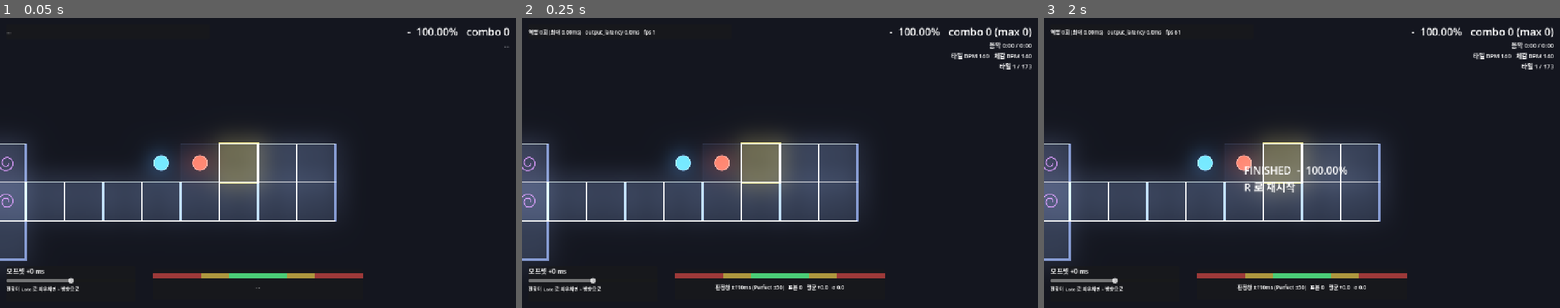
Above: before the commit, frames 1-3 (left to right).
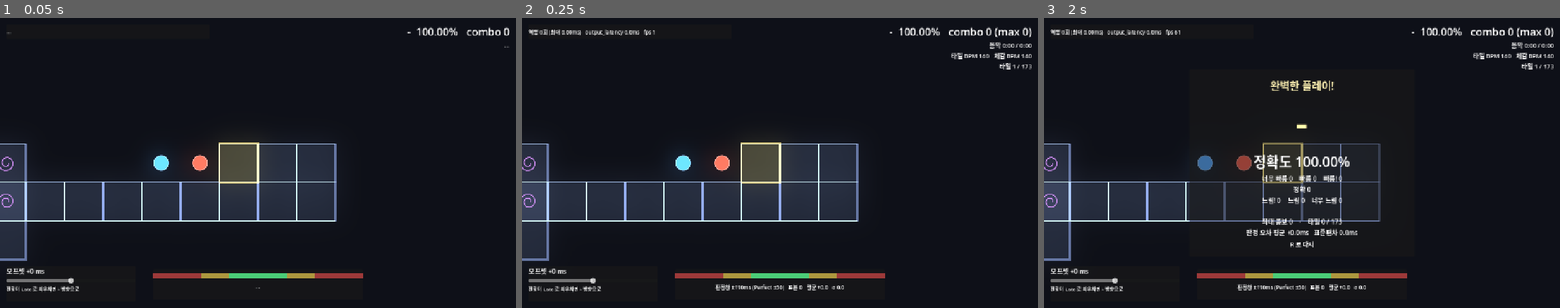
Above: after the commit, the same moments.

Repository: gook-lab/rhythm-godot
Game: Godot game, scene res://scenes/Main.tscn
Two runs of this game, one before a commit and one after it. Both use one fixed random seed, a clock stepped at 60 frames per second and the inputs below. Sound files missing from this copy of the repository are replaced by a short silence.
Inputs (mouse positions are in pixels of both pictures, inside the frame that each line leads up to):
- Up to frame 1 (0.05 s): no input
- Up to frame 2 (0.25 s): no input
- Up to frame 3 (2 s): tap Enter at 0.5 s; move the mouse to (1415, 148) at 0.52 s; tap R at 0.6, 1.35 s; click (1415, 148) at 0.67 s; tap Space at 0.77, 1.52 s; move the mouse to (1198, 177) at 1.27 s; click (1198, 177) at 1.42 s

The runs differ from the first frame. In frame 1, 12% of the frame differs, in the area x 0-66%, y 40-84%; in frame 2, 12%; in frame 3, 15%, in the area x 0-66%, y 21-84%.

Commit message:
feat: 중앙상단 콤보 · 시작 카운트다운 · 실패 조건 · 결과 화면 · 타일 낙하
## 색 되돌림
직전에 채도까지 낮췄는데 과했다. 문제는 채도가 아니라 밝기였다.
이전 팔레트(색조·채도)를 그대로 두고 밝기만 내렸다.
  테두리 HDR 1.90 -> 1.42 (앞으로 올 타일) · 2.20 -> 1.65 (목표)
  glow intensity 1.6 -> 1.15 · bloom 0.45 -> 0.30 · threshold 0.75 -> 0.85

## 중앙 상단 판정 + 콤보
시선이 경로를 따라 움직여서 판정을 타일 옆에만 띄우면 놓친다.
화면에 고정된 자리가 하나 필요하다. 판정 이름 + 콤보 숫자를 판정 색으로.

## 시작 카운트다운
인트로가 16박이라 전부 세면 지루하다. 첫 타일까지 4박 남았을 때부터 센다.
박자마다 밝기가 살아나고 마지막에 GO.

## 실패 조건
정확도가 55% 아래로 떨어지면 종료. 단 유예 판정 12건을 넘긴 뒤부터 본다 —
판정이 적을 때는 한 번만 놓쳐도 정확도가 크게 흔들려서 초반에 끝나면 가혹하다.

## 결과 화면
랭크·정확도·판정 7종 분포·최대 콤보·판정 오차 평균과 표준편차.
마지막 두 개가 중요하다: 평균 치우침은 오프셋으로 고쳐지고 표준편차는 안 고쳐진다.
정확도별 문구(완벽한 플레이 / 거의 완벽 / 훌륭한 클리어 / ...).

## 지나간 타일 낙하
원작 trackDisappearAnimation. 중력으로 떨어지며 회전, 1.15초에 사라진다.
난수는 시작할 때 한 번만 뽑아 저장 — 매 프레임 뽑으면 제자리에서 부들거린다.
한 프레임에 여러 칸 전진할 수 있으므로 직전 커서부터 전부 떨어뜨린다.

## 스모크 단정 갱신
무입력이면 이제 실패 조건에 걸려 일찍 끝나는 게 정상이다.
자동플레이(미스 없음)일 때만 완주를 요구하고, 무입력이면 유예 직후 실패를 요구한다.

121 passed / 0 failed · 조작 21/21 · 스모크 4모드 전부 PASS

Diff:
--- a/scenes/Main.tscn
+++ b/scenes/Main.tscn
@@ -13,11 +13,11 @@
 [sub_resource type="Environment" id="Env_1"]
 background_mode = 3
 glow_enabled = true
-glow_intensity = 1.6
-glow_strength = 1.25
-glow_bloom = 0.45
+glow_intensity = 1.15
+glow_strength = 1.1
+glow_bloom = 0.30
 glow_blend_mode = 1
-glow_hdr_threshold = 0.75
+glow_hdr_threshold = 0.85
 
 [node name="Main" type="Node2D"]
 script = ExtResource("1_main")
@@ -61,6 +61,91 @@
 script = ExtResource("5_score")
 
 [node name="UI" type="CanvasLayer" parent="."]
+
+[node name="ComboBox" type="VBoxContainer" parent="UI"]
+anchor_left = 0.5
+anchor_right = 0.5
+offset_left = -220.0
+offset_top = 18.0
+offset_right = 220.0
+offset_bottom = 150.0
+grow_horizontal = 2
+theme_override_constants/separation = -10
+mouse_filter = 2
+
+[node name="VerdictLabel" type="Label" parent="UI/ComboBox"]
+theme_override_font_sizes/font_size = 30
+horizontal_alignment = 1
+text = ""
+
+[node name="ComboLabel" type="Label" parent="UI/ComboBox"]
+theme_override_font_sizes/font_size = 76
+horizontal_alignment = 1
+text = ""
+
+[node name="CountdownLabel" type="Label" parent="UI"]
+anchor_left = 0.5
+anchor_top = 0.5
+anchor_right = 0.5
+anchor_bottom = 0.5
+offset_left = -200.0
+offset_top = -90.0
+offset_right = 200.0
+offset_bottom = 90.0
+grow_horizontal = 2
+grow_vertical = 2
+theme_override_font_sizes/font_size = 130
+horizontal_alignment = 1
+vertical_alignment = 1
+text = ""
+mouse_filter = 2
+
+[node name="ResultPanel" type="PanelContainer" parent="UI"]
+visible = false
+anchor_left = 0.5
+anchor_top = 0.5
+anchor_right = 0.5
+anchor_bottom = 0.5
+offset_left = -280.0
+offset_top = -220.0
+offset_right = 280.0
+offset_bottom = 220.0
+grow_horizontal = 2
+grow_vertical = 2
+
+[node name="Margin" type="MarginContainer" parent="UI/ResultPanel"]
+theme_override_constants/margin_left = 28
+theme_override_constants/margin_top = 20
+theme_override_constants/margin_right = 28
+theme_override_constants/margin_bottom = 20
+
+[node name="VBox" type="VBoxContainer" parent="UI/ResultPanel/Margin"]
+theme_override_constants/separation = 6
+
+[node name="Headline" type="Label" parent="UI/ResultPanel/Margin/VBox"]
+theme_override_font_sizes/font_size = 26
+horizontal_alignment = 1
+text = ""
+
+[node name="Rank" type="Label" parent="UI/ResultPanel/Margin/VBox"]
+theme_override_font_sizes/font_size = 96
+horizontal_alignment = 1
+text = ""
+
+[node name="Accuracy" type="Label" parent="UI/ResultPanel/Margin/VBox"]
+theme_override_font_sizes/font_size = 34
+horizontal_alignment = 1
+text = ""
+
+[node name="Breakdown" type="Label" parent="UI/ResultPanel/Margin/VBox"]
+theme_override_font_sizes/font_size = 16
+horizontal_alignment = 1
+text = ""
+
+[node name="Footer" type="Label" parent="UI/ResultPanel/Margin/VBox"]
+theme_override_font_sizes/font_size = 15
+horizontal_alignment = 1
+text = "R 로 다시"
 
 [node name="HUD" type="VBoxContainer" parent="UI"]
 anchor_left = 1.0
--- a/scripts/Main.gd
+++ b/scripts/Main.gd
@@ -34,6 +34,15 @@
 const SHAKE_DECAY := 60.0
 const SHAKE_HZ := 22.0
 const SHAKE_MIN_COMBO := 3
+
+## 정확도가 이 아래로 떨어지면 실패로 끝낸다.
+## 초반 한두 번 미스로 끝나면 가혹하므로 유예 판정 수를 둔다 —
+## 판정이 적을 때는 한 번만 놓쳐도 정확도가 크게 흔들린다.
+@export var fail_below_accuracy: float = 55.0
+@export var fail_grace_judgments: int = 12
+
+## 시작 카운트다운을 보여줄 박자 수. 인트로가 16박이라 전부 세면 지루하다.
+const COUNTDOWN_BEATS := 4
 
 @export var chart: Chart
 
@@ -51,6 +60,14 @@
 @onready var _hud_info: Label = $UI/HUD/InfoLabel
 @onready var _timing_bar: TimingBar = $UI/TimingPanel/VBox/Bar
 @onready var _timing_label: Label = $UI/TimingPanel/VBox/TimingLabel
+@onready var _verdict_label: Label = $UI/ComboBox/VerdictLabel
+@onready var _combo_label: Label = $UI/ComboBox/ComboLabel
+@onready var _countdown: Label = $UI/CountdownLabel
+@onready var _result: PanelContainer = $UI/ResultPanel
+@onready var _r_headline: Label = $UI/ResultPanel/Margin/VBox/Headline
+@onready var _r_rank: Label = $UI/ResultPanel/Margin/VBox/Rank
+@onready var _r_acc: Label = $UI/ResultPanel/Margin/VBox/Accuracy
+@onready var _r_break: Label = $UI/ResultPanel/Margin/VBox/Breakdown
 
 var _hit_times := PackedFloat32Array()
 var _positions := PackedVector2Array()
@@ -117,6 +134,10 @@
 	_score.reset()   # 표본(deltas)은 남긴다 — 산포 측정이 세션 단위다
 	_planets.clear_trails()
 	_path.clear_impacts()
+	_result.visible = false
+	_countdown.text = ""
+	_verdict_label.text = ""
+	_combo_label.text = ""
 	_configure_orbit(1)
 	_apply_windows(1)
 	_planets.set_orbit_progress(0.0)
@@ -191,6 +212,11 @@
 		_planets.swap_roles()
 		_configure_orbit(_vis)
 
+	# 정확도 실패. 유예 판정 수를 넘긴 뒤부터 본다.
+	if _score.total >= fail_grace_judgments and _score.accuracy() < fail_below_accuracy:
+		_on_song_finished(true)
+		return
+
 	if _idx >= _hit_times.size():
 		_on_song_finished()
 		return
@@ -291,14 +317,15 @@
 
 
 var _prev_combo := 0
+var _go_until := 0.0
 
 
 static func _verdict_color(v: Judge.Verdict) -> Color:
 	match v:
-		Judge.Verdict.PERFECT: return Color(0.55, 1.35, 0.80)
-		Judge.Verdict.EARLY_PERFECT, Judge.Verdict.LATE_PERFECT: return Color(0.85, 1.25, 0.55)
-		Judge.Verdict.VERY_EARLY, Judge.Verdict.VERY_LATE: return Color(1.30, 1.05, 0.45)
-		_: return Color(1.35, 0.40, 0.40)
+		Judge.Verdict.PERFECT: return Color(0.50, 1.20, 0.72)
+		Judge.Verdict.EARLY_PERFECT, Judge.Verdict.LATE_PERFECT: return Color(0.78, 1.12, 0.52)
+		Judge.Verdict.VERY_EARLY, Judge.Verdict.VERY_LATE: return Color(1.15, 0.95, 0.44)
+		_: return Color(1.20, 0.39, 0.39)
 
 
 func _on_judged(v: Judge.Verdict, delta_ms: float, tile: int) -> void:
@@ -330,16 +357,55 @@
 				_shake_t = 0.0
 
 
-func _on_song_finished() -> void:
+func _on_song_finished(failed := false) -> void:
 	if _finished:
 		return
 	_finished = true
 	AudioClock.stop()
+	_countdown.text = ""
+	_popup.text = ""
 	var s := _score.delta_stats()
-	_popup.text = "FINISHED  %s  %.2f%%\nR 로 재시작" % [_score.rank(), _score.accuracy()]
-	print("[결과] %s | 표본 %d | 평균 %+.1fms | 표준편차 %.1fms | 역행 %d회 최대 %.3fms"
-		% [_score.summary_line(), s.n, s.mean, s.sd,
+
+	var acc := _score.accuracy()
+	var rank := "F" if failed else _score.rank()
+	_r_rank.text = rank
+	_r_acc.text = "정확도 %.2f%%" % acc
+	if failed:
+		_r_headline.text = "실패 — 정확도 %.0f%% 아래" % fail_below_accuracy
+		_r_headline.modulate = Color(1.2, 0.45, 0.45)
+		_r_rank.modulate = Color(1.2, 0.45, 0.45)
+	else:
+		_r_headline.text = _headline_for(acc)
+		_r_headline.modulate = Color(1.0, 0.95, 0.7)
+		_r_rank.modulate = Color(1.15, 1.05, 0.7)
+	_r_break.text = (
+		"너무 빠름 %d    빠름 %d    빠름! %d\n" % [
+			_score.count_of(Judge.Verdict.TOO_EARLY),
+			_score.count_of(Judge.Verdict.VERY_EARLY),
+			_score.count_of(Judge.Verdict.EARLY_PERFECT)]
+		+ "정확 %d\n" % _score.count_of(Judge.Verdict.PERFECT)
+		+ "느림! %d    느림 %d    너무 느림 %d\n\n" % [
+			_score.count_of(Judge.Verdict.LATE_PERFECT),
+			_score.count_of(Judge.Verdict.VERY_LATE),
+			_score.count_of(Judge.Verdict.TOO_LATE)]
+		+ "최대 콤보 %d    ·    타일 %d / %d\n" % [
+			_score.max_combo, _score.total, _hit_times.size() - 1]
+		+ "판정 오차 평균 %+.1fms   표준편차 %.1fms" % [s.mean, s.sd]
+	)
+	_result.visible = true
+
+	print("[결과] %s%s | 표본 %d | 평균 %+.1fms | 표준편차 %.1fms | 역행 %d회 최대 %.3fms"
+		% ["실패 " if failed else "", _score.summary_line(), s.n, s.mean, s.sd,
 		   AudioClock.clamp_hits, AudioClock.max_backstep_ms])
+
+
+static func _headline_for(acc: float) -> String:
+	if acc >= 100.0: return "완벽한 플레이!"
+	if acc >= 99.0: return "거의 완벽!"
+	if acc >= 95.0: return "훌륭한 클리어"
+	if acc >= 90.0: return "클리어"
+	if acc >= 70.0: return "완주"
+	return "완주 — 다시 해보자"
 
 
 func _on_offset_changed(v: float) -> void:
@@ -350,6 +416,25 @@
 # ------------------------------------------------------------------ HUD
 func _update_hud(t: float) -> void:
 	_hud_score.text = _score.summary_line()
+	_combo_label.text = str(_score.combo) if _score.combo > 0 else ""
+	if _score.combo == 0:
+		_verdict_label.text = ""
+
+	# 시작 카운트다운 — 첫 타일까지 남은 박자
+	if _hit_times.size() > 1 and t < _hit_times[1]:
+		var spb := 60000.0 / chart.bpm
+		var left := (_hit_times[1] - t) / spb
+		if left <= COUNTDOWN_BEATS:
+			_countdown.text = str(int(ceil(left)))
+			_countdown.modulate = Color(1.0, 0.95, 0.7, clampf(left - floorf(left), 0.25, 1.0))
+		else:
+			_countdown.text = ""
+	elif _countdown.text != "" and _countdown.text != "GO":
+		_countdown.text = "GO"
+		_countdown.modulate = Color(0.6, 1.2, 0.8)
+		_go_until = t + 400.0
+	elif _countdown.text == "GO" and t > _go_until:
+		_countdown.text = ""
 
 	# 체감 BPM = 타일 BPM / 현재 홉 박자.
 	# 1/6박 홉을 340bpm 으로 밟으면 체감 2040 이다. 얼불춤 오버레이가 보여주는 값이고,
--- a/scripts/TilePath.gd
+++ b/scripts/TilePath.gd
@@ -21,13 +21,18 @@
 ##
 ## 색 성분이 1.0 을 넘으면 HDR 이라 WorldEnvironment 의 글로우가 걸린다.
 ## 테두리만 1.0 을 넘겨서 선이 발광하고 안은 가라앉게 만든다.
-const FILL_PASSED := Color(0.30, 0.36, 0.55, 0.10)
-const FILL_UPCOMING := Color(0.55, 0.68, 0.95, 0.14)
-const FILL_TARGET := Color(0.95, 0.92, 0.60, 0.22)
-
-const EDGE_PASSED := Color(0.35, 0.42, 0.62, 0.55)
-const EDGE_UPCOMING := Color(1.15, 1.35, 1.90)     # HDR -> 블룸
-const EDGE_TARGET := Color(2.20, 2.00, 1.10)       # 목표는 더 세게
+## 이전 팔레트(색조·채도)를 그대로 두고 밝기만 낮췄다.
+## 채도까지 죽였더니 차분해지긴 했는데 심심해졌다 — 문제는 채도가 아니라 밝기였다.
+##
+## 기준: 색 성분이 1.0 을 넘으면 WorldEnvironment 글로우가 걸린다.
+## 앞으로 올 타일도 살짝 넘겨서 경로가 은은히 빛나되, 목표 타일이 확실히 더 밝게.
+const FILL_PASSED := Color(0.30, 0.36, 0.55, 0.09)
+const FILL_UPCOMING := Color(0.55, 0.68, 0.95, 0.12)
+const FILL_TARGET := Color(0.95, 0.92, 0.60, 0.19)
+
+const EDGE_PASSED := Color(0.30, 0.36, 0.53, 0.5)
+const EDGE_UPCOMING := Color(0.86, 1.01, 1.42)     # 1.90 -> 1.42
+const EDGE_TARGET := Color(1.65, 1.50, 0.82)       # 2.20 -> 1.65
 
 var _positions: PackedVector2Array
 var _angles: PackedFloat32Array
@@ -41,6 +46,14 @@
 const IMPACT_SCALE := 0.34      # 최대로 커지는 비율
 var _impacts := {}
 
+## 지나간 타일이 떨어져 나간다 (원작의 trackDisappearAnimation).
+## tile -> [경과초, 초기속도, 각속도(도/초)]
+## 난수는 시작할 때 한 번만 뽑아 저장한다 — 매 프레임 뽑으면 타일이 부들거린다.
+const FALL_SEC := 1.15
+const FALL_GRAVITY := 420.0
+var _falls := {}
+var _rng := RandomNumberGenerator.new()
+
 
 func setup(positions: PackedVector2Array, angles: PackedFloat32Array, side: float) -> void:
 	_positions = positions
@@ -55,9 +68,24 @@
 func set_cursor(i: int) -> void:
 	if i == _last_cursor:
 		return
+	# 새로 지나간 타일들을 떨어뜨린다. 한 프레임에 여러 칸 전진할 수도 있다.
+	if _last_cursor >= 0:
+		for t in range(_last_cursor, mini(i, _positions.size())):
+			_start_fall(t)
 	_last_cursor = i
 	_cursor = i
-	queue_redraw()
+	set_process(true)
+	queue_redraw()
+
+
+func _start_fall(tile: int) -> void:
+	if tile < 0 or tile >= _positions.size() or _falls.has(tile):
+		return
+	_falls[tile] = [
+		0.0,
+		Vector2(_rng.randf_range(-42.0, 42.0), _rng.randf_range(-120.0, -40.0)),
+		_rng.randf_range(-160.0, 160.0),
+	]
 
 
 ## 타일을 밟았을 때. 판정 색으로 잠깐 부풀었다 가라앉는다.
@@ -71,11 +99,13 @@
 
 func clear_impacts() -> void:
 	_impacts.clear()
+	_falls.clear()
+	_last_cursor = -1
 	queue_redraw()
 
 
 func _process(delta: float) -> void:
-	if _impacts.is_empty():
+	if _impacts.is_empty() and _falls.is_empty():
 		set_process(false)
 		return
 	var done: Array = []
@@ -86,6 +116,16 @@
 			done.append(t)
 	for t in done:
 		_impacts.erase(t)
+
+	done = []
+	for t in _falls:
+		var f: Array = _falls[t]
+		f[0] += delta
+		if f[0] >= FALL_SEC:
+			done.append(t)
+	for t in done:
+		_falls.erase(t)   # 다 떨어진 타일은 더 이상 그리지 않는다
+
 	queue_redraw()
 
 
@@ -106,9 +146,9 @@
 	var half := _side * 0.5
 
 	# 지나간 타일 -> 앞으로 올 타일 순으로 그려서, 겹치는 부분은 나중 것이 위에 온다.
-	for i in range(n):
-		if i < _cursor:
-			_draw_tile(i, half, FILL_PASSED, EDGE_PASSED, 1.5)
+	# 떨어지는 중인 타일만 그리고, 다 떨어진 것은 아예 안 그린다.
+	for t in _falls:
+		_draw_falling(t, half)
 	for i in range(n - 1, _cursor, -1):
 		_draw_tile(i, half, FILL_UPCOMING, EDGE_UPCOMING, 2.0)
 	# 목표 타일은 맨 위에, 테두리를 더 굵게
@@ -124,14 +164,31 @@
 		var grow := half * (1.0 + IMPACT_SCALE * (1.0 - k))
 		var deg := _angles[t] if t < _angles.size() else 0.0
 		var q := _quad(_positions[t], deg, grow)
-		draw_colored_polygon(q, Color(col.r, col.g, col.b, 0.30 * k))
+		draw_colored_polygon(q, Color(col.r, col.g, col.b, 0.26 * k))
 		var outline := q.duplicate()
 		outline.append(q[0])
-		draw_polyline(outline, Color(col.r * 1.6, col.g * 1.6, col.b * 1.6, k), 3.5, true)
+		draw_polyline(outline, Color(col.r * 1.25, col.g * 1.25, col.b * 1.25, k), 3.2, true)
 		# 방사 플레어. 원작에서 밟은 자리에 빛이 터지는 그 느낌.
 		var flare := half * (0.5 + 1.6 * (1.0 - k))
 		draw_circle(_positions[t], flare,
-			Color(col.r, col.g, col.b, 0.22 * k * k))
+			Color(col.r, col.g, col.b, 0.18 * k * k))
+
+
+## 지나간 타일이 중력에 떨어지며 회전하고 사라진다.
+func _draw_falling(t: int, half: float) -> void:
+	var f: Array = _falls[t]
+	var e: float = f[0]
+	var k: float = clampf(1.0 - e / FALL_SEC, 0.0, 1.0)   # 1 -> 0
+	var vel: Vector2 = f[1]
+	var pos: Vector2 = _positions[t] + vel * e + Vector2(0, 0.5 * FALL_GRAVITY * e * e)
+	var deg: float = (_angles[t] if t < _angles.size() else 0.0) + f[2] * e
+	var q := _quad(pos, deg, half * (0.55 + 0.45 * k))
+	draw_colored_polygon(q, Color(FILL_PASSED.r, FILL_PASSED.g, FILL_PASSED.b,
+		FILL_PASSED.a * k * 2.2))
+	var outline := q.duplicate()
+	outline.append(q[0])
+	draw_polyline(outline, Color(EDGE_PASSED.r, EDGE_PASSED.g, EDGE_PASSED.b,
+		EDGE_PASSED.a * k), 1.5, true)
 
 
 func _draw_tile(i: int, half: float, fill: Color, edge: Color, edge_w: float) -> void:
--- a/tests/SmokeRunner.gd
+++ b/tests/SmokeRunner.gd
@@ -190,8 +190,18 @@
 		if score.count_of(Judge.Verdict.TOO_LATE) > 0:
 			print("  FAIL 자동플레이인데 미스가 %d 건"
 				% score.count_of(Judge.Verdict.TOO_LATE)); fails += 1
-	if score.total < n:
-		print("  FAIL 판정 수(%d)가 타일 수(%d)보다 적다" % [score.total, n]); fails += 1
+	# 무입력이면 정확도 실패 조건에 걸려서 일찍 끝나는 게 '정상'이다.
+	# 자동플레이(미스 없음)일 때만 완주를 요구한다.
+	var grace: int = int(_main.get("fail_grace_judgments"))
+	if autoplay and miss_every == 0:
+		if score.total < n:
+			print("  FAIL 자동플레이인데 판정 %d < 타일 %d" % [score.total, n]); fails += 1
+	else:
+		if score.total < grace:
+			print("  FAIL 유예(%d) 전에 끝났다 (판정 %d)" % [grace, score.total]); fails += 1
+		if not autoplay and score.total > grace + 3:
+			print("  FAIL 무입력인데 실패 조건이 안 걸렸다 (판정 %d, 유예 %d)"
+				% [score.total, grace]); fails += 1
 	# 역행은 구조적으로 일어난다. 횟수가 아니라 크기로 본다.
 	# 한 청크(~6ms)를 크게 넘으면 그건 다른 문제다.
 	# 카메라 경로가 불연속이면 프레임당 이동량이 중앙값 대비 크게 튄다.
Not shown, changed: README.md
